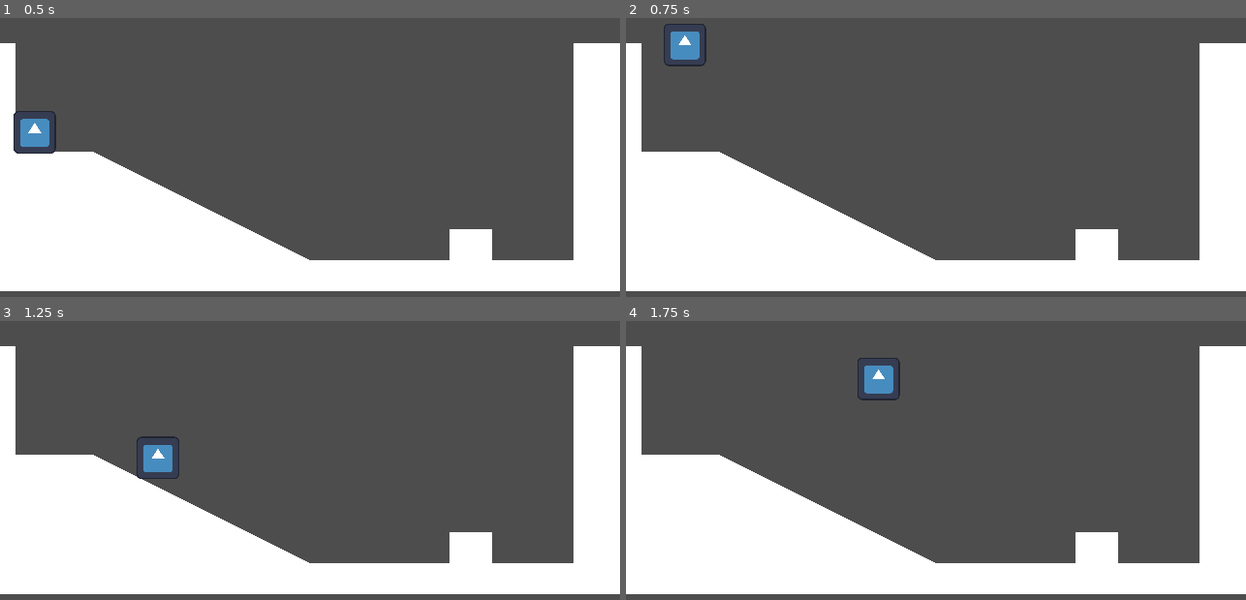
Above: before the commit, frames 1-4 (two rows, left to right).
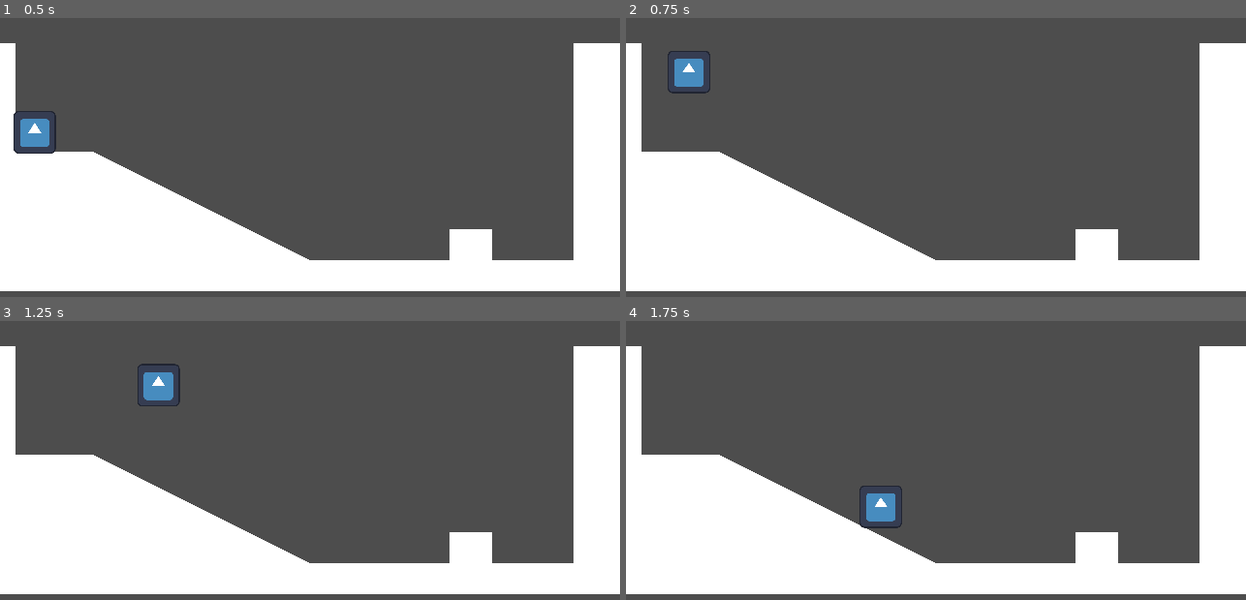
Above: after the commit, the same moments.

Repository: maldron0309/HeartPlatformer
Game: Godot game, scene res://Scene/world.tscn
The game is run twice, just before and just after one commit, with the same random seed, the same clock (stepped at 60 frames per second) and the same inputs. The engine's default icon, where the game draws it, is replaced by a stand-in: a white triangle on a blue panel in a dark square.
Inputs:
- Up to frame 1 (0.5 s): no input
- Up to frame 2 (0.75 s): tap Enter (ui_accept) at 0.5, 0.6 s; hold Right (ui_right) from 0.53 s (still down)
- Up to frame 3 (1.25 s): keep holding Right (ui_right); tap Enter (ui_accept) at 0.77, 1.07 s
- Up to frame 4 (1.75 s): keep holding Right (ui_right); tap Enter (ui_accept) at 1.35, 1.52 s

Frame 1 is identical in both runs. In frame 2, 1.1% of the frame differs, in the area x 6-14%, y 2-28%; in frame 3, 1.2%; in frame 4, 1.2%, in the area x 37-45%, y 13-75%.

Commit message:
기존 코드 수정
보기좋게 함수로 정리

Diff:
--- a/CS/Player.gd
+++ b/CS/Player.gd
@@ -3,9 +3,9 @@
 # 속도
 const SPEED = 100.0
 # 가속도
-const ACCELERATION = 600.0
+const ACCELERATION = 800.0
 # 마찰력
-const FRICTION = 600.0
+const FRICTION = 1000.0
 # 점프 중력
 const JUMP_VELOCITY = -300.0
 
@@ -14,20 +14,31 @@
 
 
 func _physics_process(delta):
-	# Add the gravity.
-	if not is_on_floor():
-		velocity.y += gravity * delta
+	ApplyGravity(delta)
+	HandleJump()
 
-	# Handle Jump.
-	if Input.is_action_just_pressed("ui_accept") and is_on_floor():
-		velocity.y = JUMP_VELOCITY
+	var input_axis = Input.get_axis("ui_left","ui_right")
 
-	# Get the input direction and handle the movement/deceleration.
-	# As good practice, you should replace UI actions with custom gameplay actions.
-	var direction = Input.get_axis("ui_left", "ui_right")
-	if direction:
-		velocity.x = move_toward(velocity.x, SPEED, ACCELERATION * delta)
+	HandleAcceleration(input_axis, delta)
+	ApplyFriction(input_axis, delta)
+	move_and_slide()
+
+func ApplyGravity(delta):
+		if not is_on_floor():
+			velocity.y += gravity * delta
+
+func HandleJump():
+	if is_on_floor():
+		if Input.is_action_just_pressed("ui_accept"):
+			velocity.y = JUMP_VELOCITY
 	else:
-		velocity.x = 0
+		if Input.is_action_just_released("ui_accept") and velocity.y < JUMP_VELOCITY / 2:
+			velocity.y = JUMP_VELOCITY / 2
 
-	move_and_slide()
+func HandleAcceleration(input_axis, delta):
+	if input_axis != 0:
+		velocity.x = move_toward(velocity.x, SPEED * input_axis, ACCELERATION * delta)
+
+func ApplyFriction(input_axis, delta):
+	if input_axis == 0:
+		velocity.x = move_toward(velocity.x, 0, FRICTION * delta)
